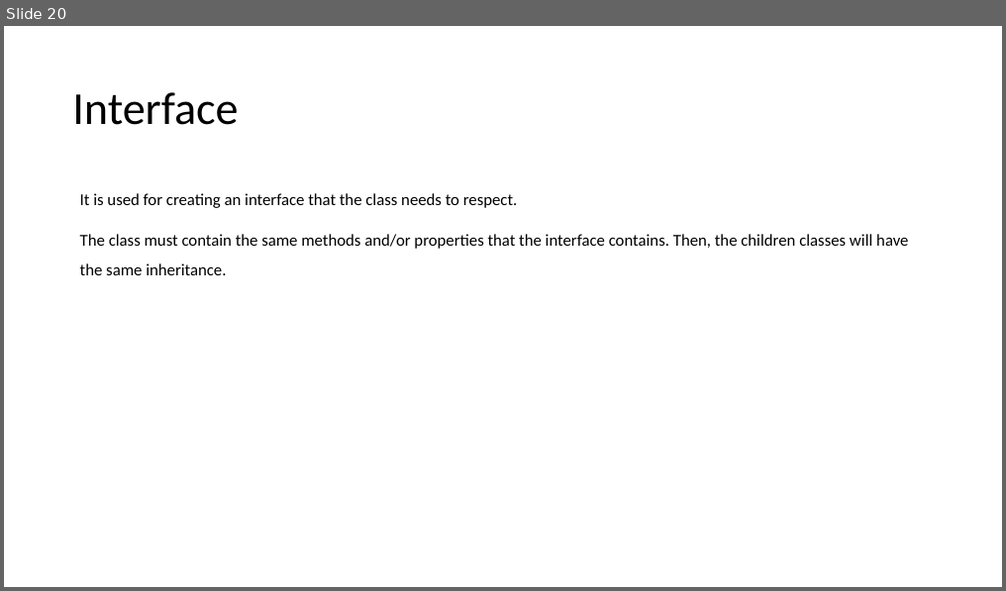
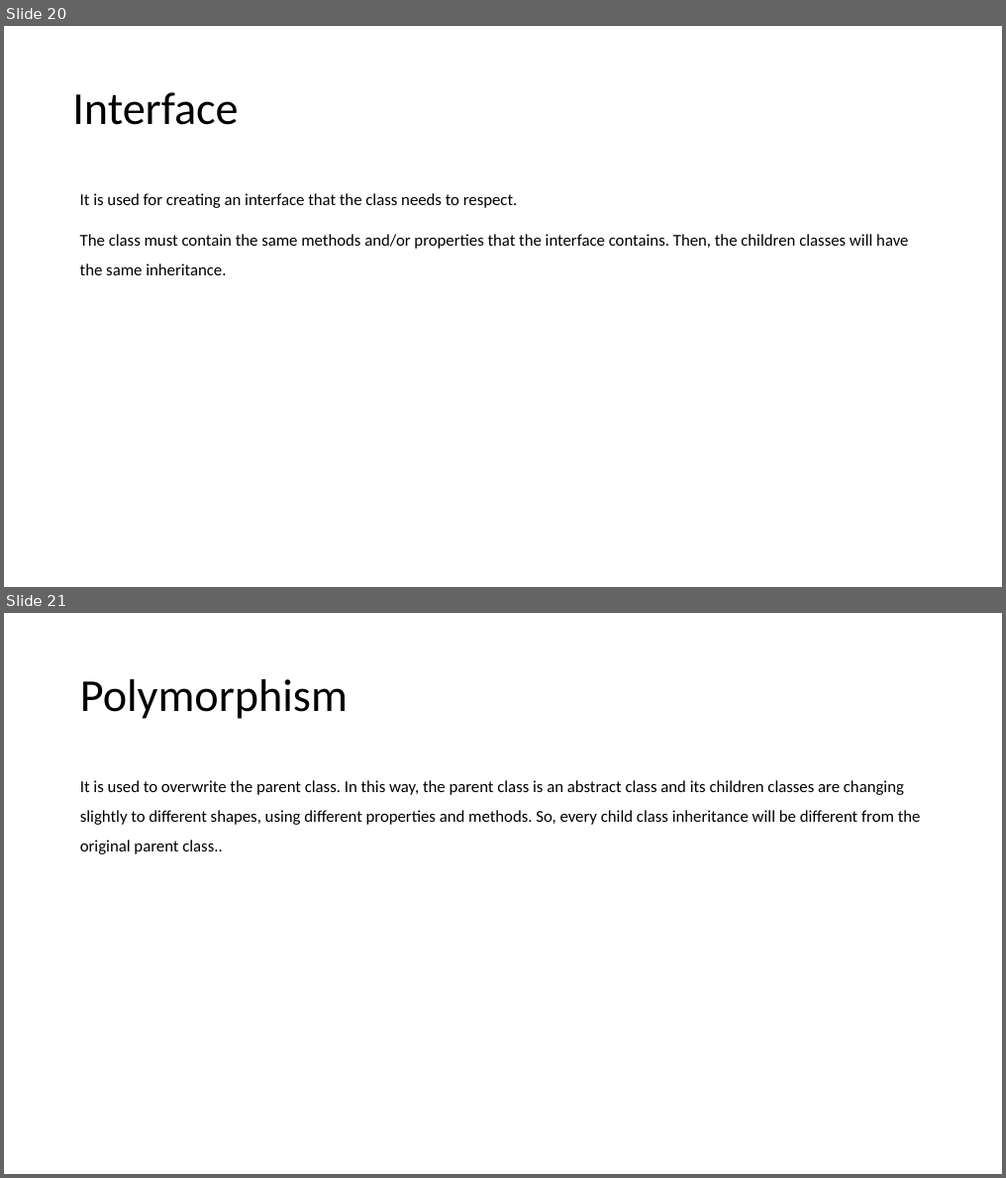
Before and after one commit to abelcondear/course, a slide deck: english/software-engineer.pptx. Shown one above the other, each under a label of ours: slide 20 before the commit, slides 20 and 21 after it. The pictures are 1006x591 and 1006x1178 pixels, drawn with LibreOffice and Linux fonts; fonts in the diff are those of the drawing. Boxes give left, top, right and bottom in pixels: in the first picture for what was removed or moved away, otherwise in the second. Text is boxed around its words. In the diff, an @@ line names an element or a change of style, - is before the commit and + after.

```diff
--- a/english/software-engineer.pptx
+++ b/english/software-engineer.pptx
@@ slide 21 added at bbox=[4, 613, 1002, 1174], background #FFFFFF @@
@@ title added at bbox=[80, 679, 348, 719], 44 pt, text #000000 @@
+Polymorphism
@@ text added at bbox=[80, 780, 921, 855], 16 pt, text #000000 @@
+It is used to overwrite the parent class. In this way, the parent class is an abstract class and its children classes are changing slightly to different shapes, using different properties and methods. So, every child class inheritance will be different from the original parent class..
```
Also in this commit, not shown: 22 other slides added, 1 other file.
